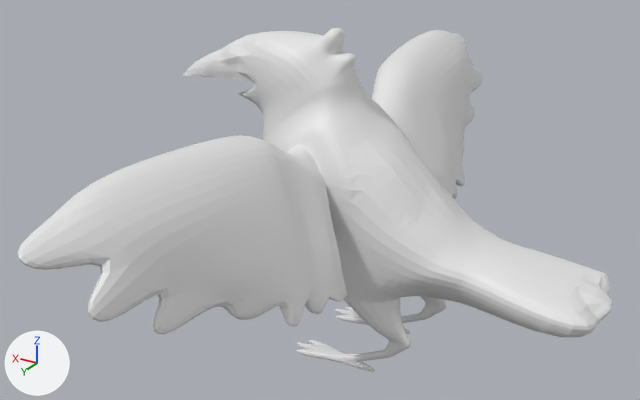
A saved change to the Blender file modelos3Ddef/Cuervo/cuervo.blend.
Camera for both pictures: a 50 mm camera at (-1.44, 2.565, 1.839) aimed at (0.04, 0.099, 0.606). Every picture has the same lights, and +X, +Y and +Z are marked at lower left.
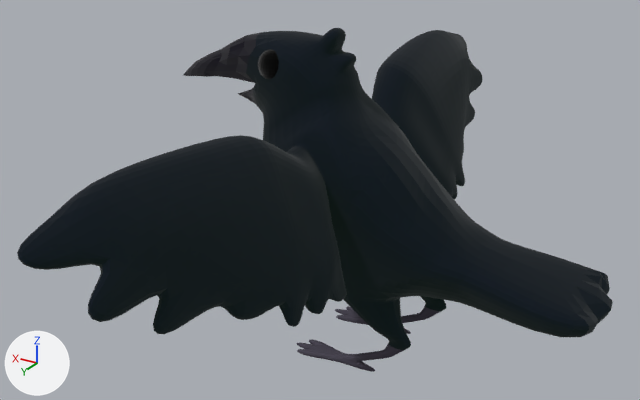
Diff of the bpy script that builds the scene:
```diff
--- a/modelos3Ddef/Cuervo/cuervo.blend.py
+++ b/modelos3Ddef/Cuervo/cuervo.blend.py
@@ mat_ojo @@
+mat_ojo = principled_material('ojo')
+mat_ojo.base_color = (0.0, 0.0, 0.0)  # black #000000
+mat_ojo.metallic = 0.841
+mat_ojo.roughness = 0.0
+mat_ojo.specular_ior_level = 0.00794
+mat_ojo.sheen_weight = 0.197
@@ mat_patas @@
+mat_patas = principled_material('Patas')
+mat_patas.base_color = (0.0773, 0.0702, 0.0946)  # dark grey #4f4b57
+mat_patas.roughness = 0.873
+mat_patas.specular_ior_level = 0.0
@@ mat_pico @@
+mat_pico = principled_material('Pico')
+mat_pico.base_color = (0.00229, 0.00154, 0.00808)  # black #080516
+mat_pico.metallic = 0.286
+mat_pico.roughness = 0.825
+mat_pico.specular_ior_level = 0.0556
+mat_pico.specular_tint = (0.932, 0.932, 0.933)  # white #f7f7f7
+mat_pico.sheen_weight = 0.2
@@ mat_plumaje @@
+mat_plumaje = principled_material('Plumaje')
+mat_plumaje.base_color = (0.00203, 0.00243, 0.0122)  # black #07081d
+mat_plumaje.metallic = 0.413
+mat_plumaje.roughness = 0.738
+mat_plumaje.specular_ior_level = 0.135
+mat_plumaje.specular_tint = (0.544, 0.544, 0.549)  # light grey #c3c3c4
+mat_plumaje.sheen_weight = 0.0762
+mat_plumaje.emission_color = (0.00263, 0.00637, 0.00395)  # black #09130d
+mat_plumaje.emission_strength = 1.0
@@ me_cube_002 @@
 # used by ob_cube_001; location = (0.0, 0.0, 0.0)
-me_cube_002.from_pydata(...)  # 11526 vertices, 11512 faces; spans x -0.97..0.71, y -1.33..1.33, z 0.0..1.2
+me_cube_002.from_pydata(...)  # 12490 vertices, 12536 faces; spans x -0.97..0.71, y -1.33..1.33, z 0.0..1.2
+# me_cube_002 part 1: a new loose piece, a UV sphere (32 segments, 16 rings, poles along z) spanning x 0.16..0.28, y 0.05..0.15, z 1.01..1.13, in mat_ojo (black #000000)
+# me_cube_002 part 2: 9240 faces spanning x -0.97..0.34, y -1.33..1.33, z 0.14..1.2 switch from no material to mat_plumaje (black #07081d)
+# me_cube_002 part 3: 2032 faces spanning x -0.34..0.12, y -0.19..0.19, z 0.0..0.15 switch from no material to mat_patas (dark grey #4f4b57)
+# me_cube_002 part 4: 240 faces spanning x 0.3..0.71, y -0.11..0.11, z 0.88..1.15 switch from no material to mat_pico (black #080516)
+me_cube_002.materials.append(mat_ojo)  # black #000000
```

What differs and where, as boxes (x1, y1, x2, y2) in the pictures (640 x 400 px):
part 1 of me_cube_002, added (black): after (258, 49, 279, 79)
part 2 of me_cube_002, recoloured: (17, 28, 613, 350) in both
part 3 of me_cube_002, recoloured (white to grey): (297, 306, 440, 372) in both
part 4 of me_cube_002, recoloured (white to black): (184, 32, 262, 107) in both
